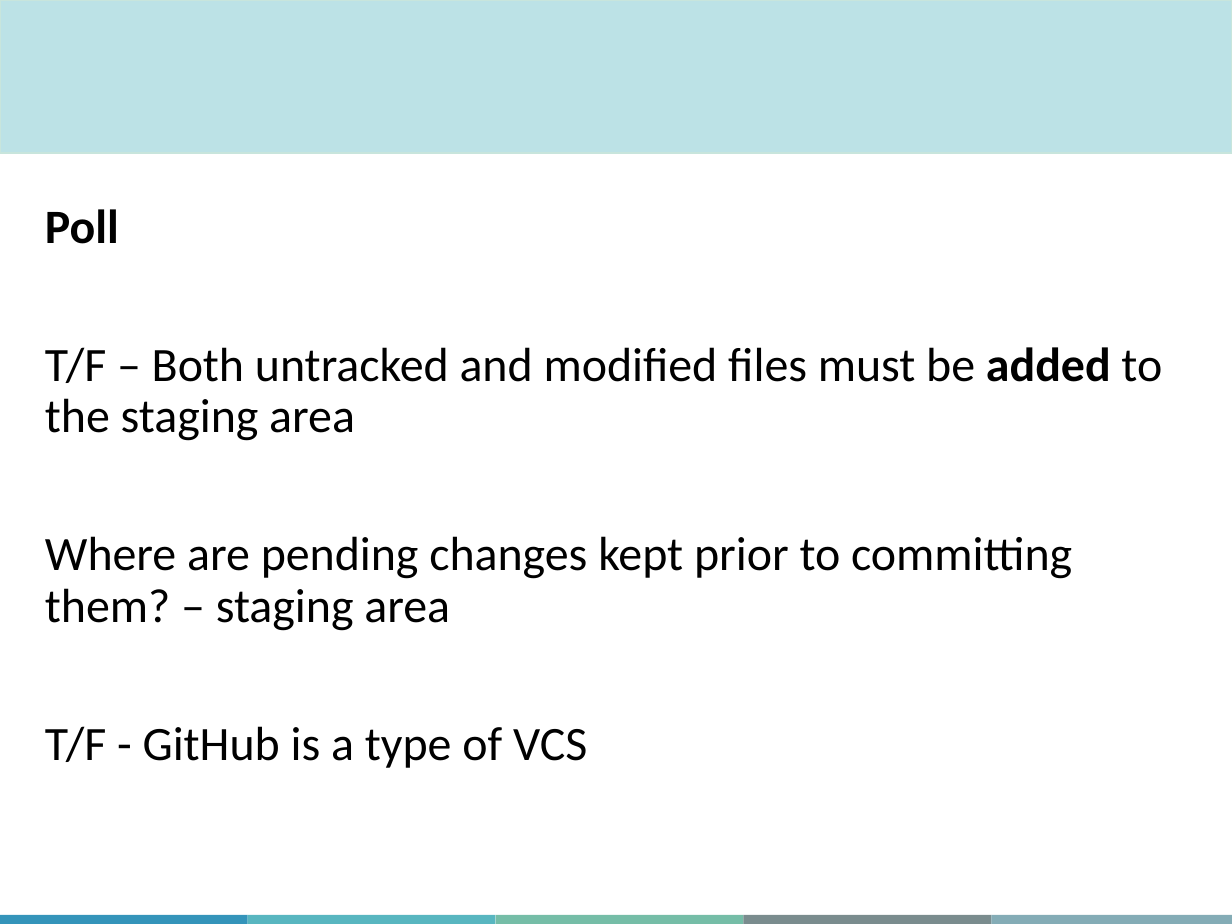
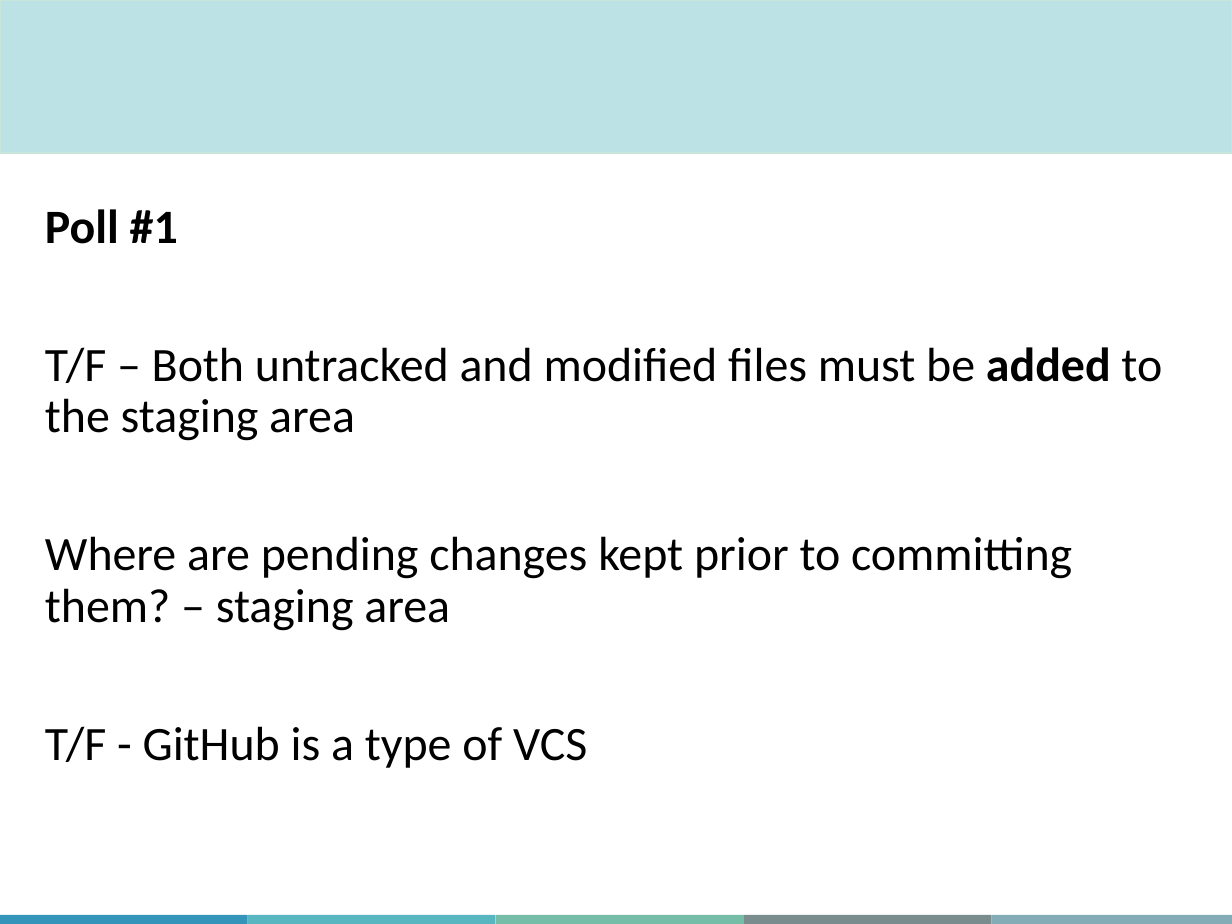
Before and after one commit to aosakwe/MiCM_IntroToGitHub, a slide deck: slide 16 of Slides/MiCM_GitHub_Workshop.pptx. Drawn at 1232x924 pixels with LibreOffice and Linux fonts; fonts in the diff are those of the drawing; background and template pictures are left out. Boxes give left, top, right and bottom in pixels: in the first picture for what was removed or moved away, otherwise in the second. Text is boxed around its words. In the diff, an @@ line names an element or a change of style, - is before the commit and + after.

```diff
--- a/Slides/MiCM_GitHub_Workshop.pptx
+++ b/Slides/MiCM_GitHub_Workshop.pptx
@@ text at (45,209,178,244): text changed @@
-Poll
+Poll #1
```
Also in this commit, not shown: 9 other slides changed, 2 slides added, 1 slide removed.
